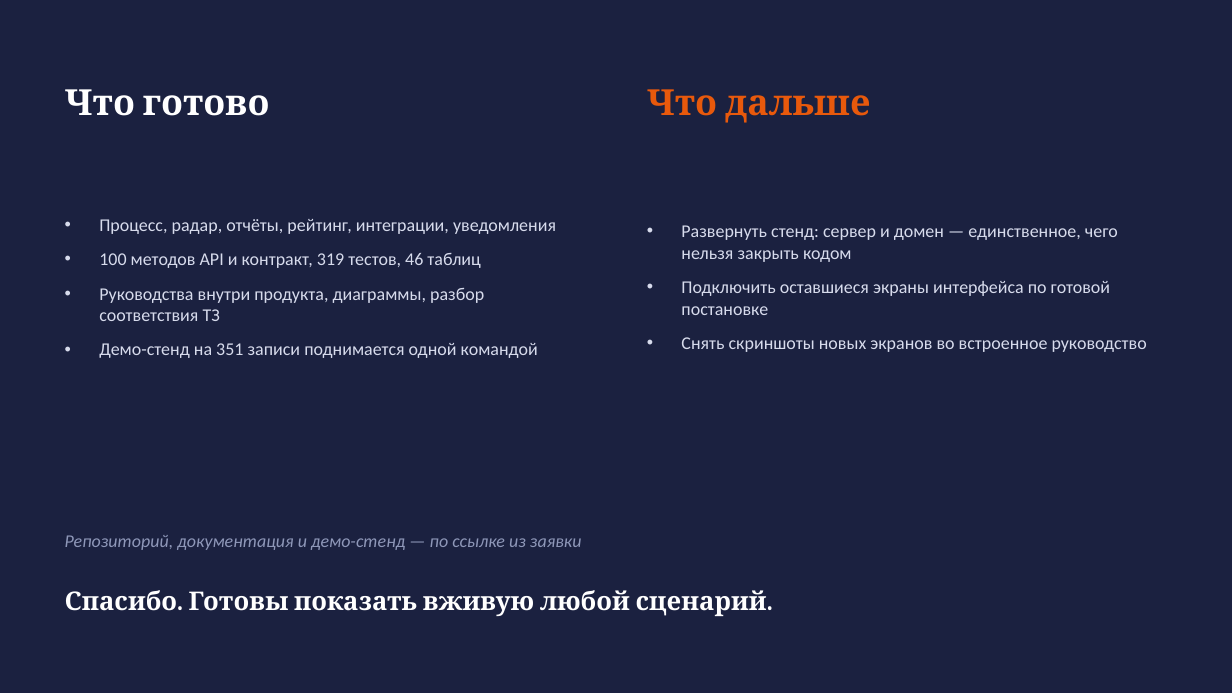
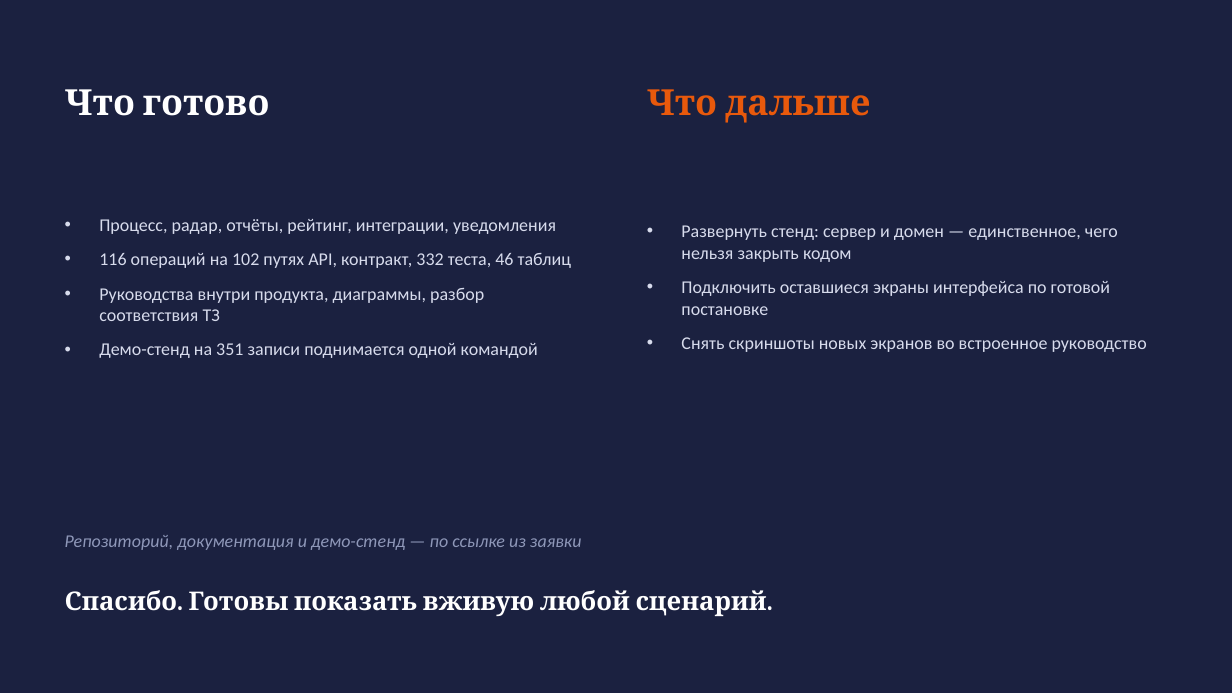
Before and after one commit to tame2tame/hackathon_2026, a slide deck: slide 12 of docs/РадарВузов-презентация.pptx. Drawn at 1232x693 pixels with LibreOffice and Linux fonts; fonts in the diff are those of the drawing. Boxes give left, top, right and bottom in pixels: in the first picture for what was removed or moved away, otherwise in the second. Text is boxed around its words. In the diff, an @@ line names an element or a change of style, - is before the commit and + after.

```diff
--- a/docs/РадарВузов-презентация.pptx
+++ b/docs/РадарВузов-презентация.pptx
@@ text at [99,253,571,268]: text changed @@
-• 100 методов API и контракт, 319 тестов, 46 таблиц
+• 116 операций на 102 путях API, контракт, 332 теста, 46 таблиц
```
Also in this commit, not shown: 1 other slide changed, 26 other files.
